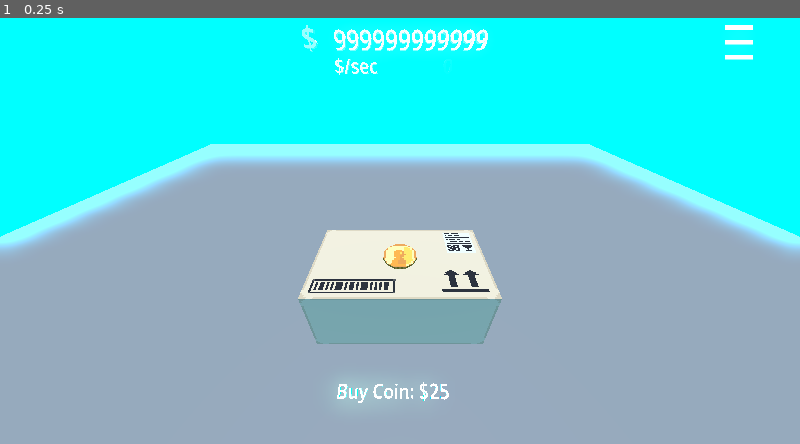
Above: before the commit, frame 1.
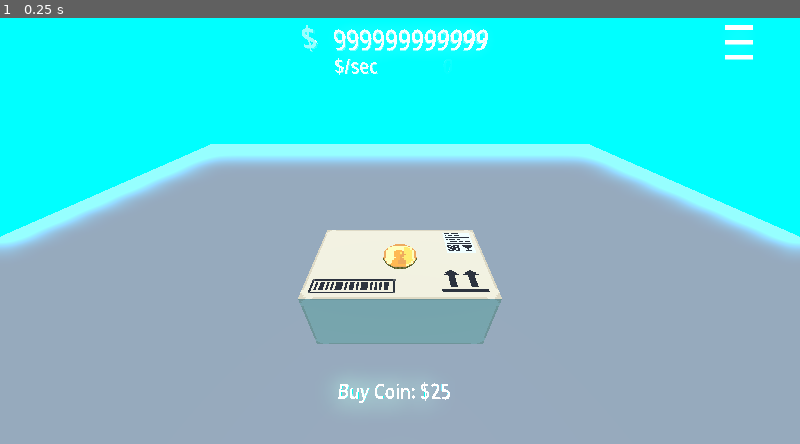
Above: after the commit, the same moment.

Repository: matupper/Idle-Gambler
Game: Godot game, scene res://Scenes/world.tscn
The game is run twice, just before and just after one commit, with the same random seed, the same clock (stepped at 60 frames per second) and the same inputs.
Inputs:
- Up to frame 1 (0.25 s): no input

The runs differ from the first frame. In frame 1, 0.2% of the frame differs, in the area x 42-57%, y 85-91%.

Commit message:
UI upgrade

Diff:
--- a/Scripts/add_coin_button.gd
+++ b/Scripts/add_coin_button.gd
@@ -20,6 +20,7 @@
 		table_upgrade = true
 		cost_text.mesh.text = str(table_cost)
 		buy_text.mesh.text = "Upgrade Table: $"
+		self.position.x = .25
 		buy_text.mesh.material.albedo_color = Color(2, 1, 1)
 	elif globalVars.coins.size() >= globalVars.table_positions[globalVars.currTable].size():
 		sold_out = true
@@ -29,6 +30,7 @@
 	else:
 		buy_text.mesh.material.albedo_color = Color(1, 2, 1)
 		table_upgrade = false
+		self.position.x = .125
 		buy_text.mesh.text = "Buy Coin: $"
 
 func _on_area_3d_input_event(_camera, event, _position, _normal, _shape_idx):
